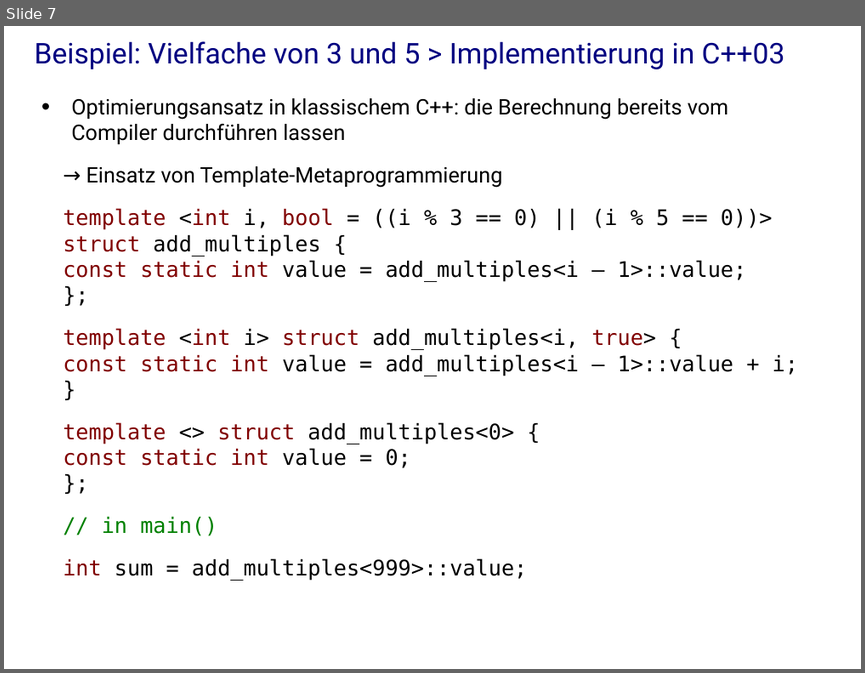
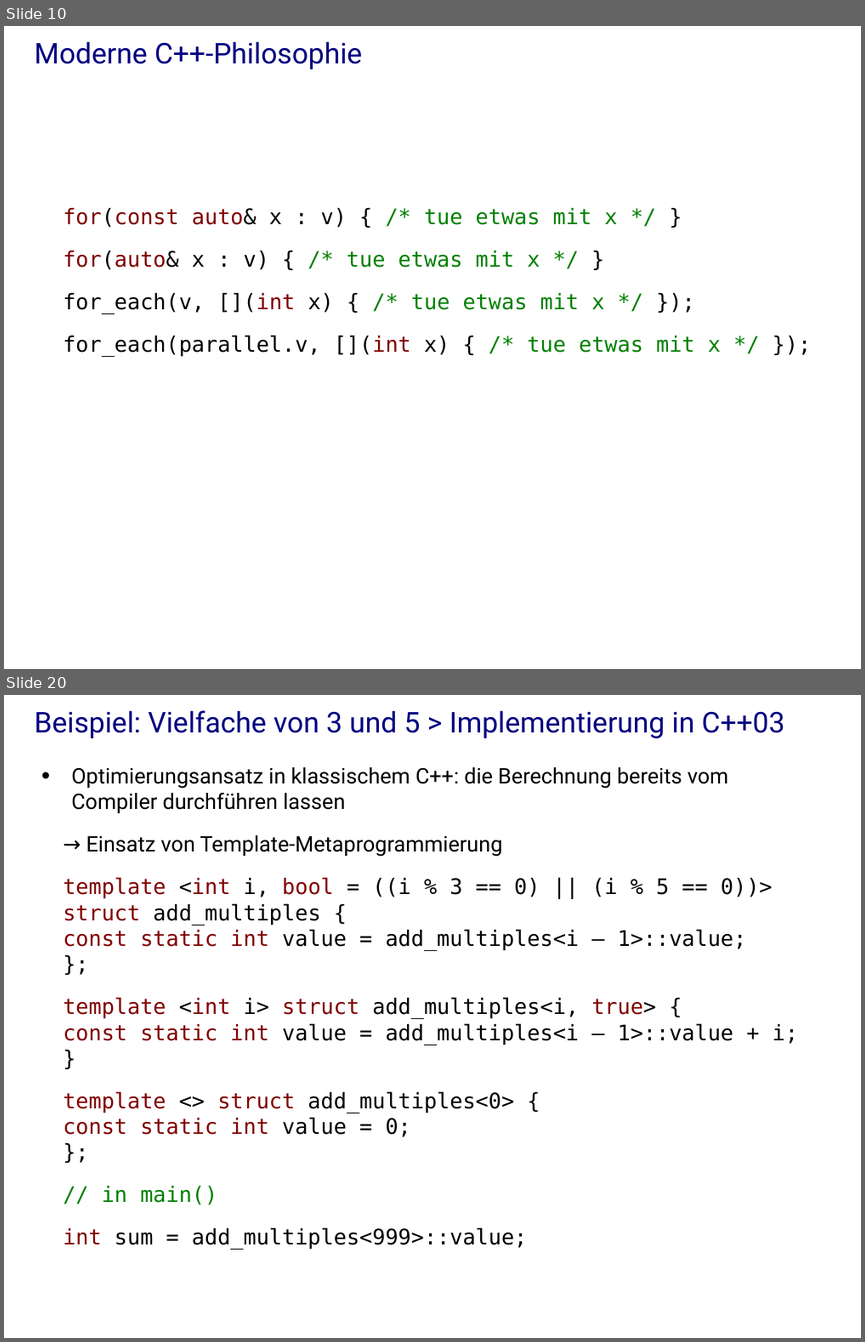
Before and after one commit to j-stephan/hs16, a slide deck: presentation/presentation.odp. Shown one above the other, each under a label of ours: slide 7 before the commit, slides 10 and 20 after it; the slides between them are not shown. The pictures are 865x673 and 865x1342 pixels, drawn with LibreOffice and Linux fonts; fonts in the diff are those of the drawing; background and template pictures are left out. Boxes give left, top, right and bottom in pixels: in the first picture for what was removed or moved away, otherwise in the second. Text is boxed around its words. In the diff, an @@ line names an element or a change of style, - is before the commit and + after.

```diff
--- a/presentation/presentation.odp
+++ b/presentation/presentation.odp
@@ slide 10 added at (x1=4, y1=26, x2=861, y2=669), background #FFFFFF @@
@@ title added at (x1=35, y1=41, x2=362, y2=69), 24 pt, text #000080 @@
+Moderne C++-Philosophie
@@ text added at (x1=63, y1=208, x2=721, y2=357), 18 pt, text #000000 @@
+for(const auto& x : v) { /* tue etwas mit x */ }
+for(auto& x : v) { /* tue etwas mit x */ }
+for_each(v, [](int x) { /* tue etwas mit x */ });
+for_each(parallel.v, [](int x) { /* tue etwas mit x */ });
@@ what was slide 7 is now slide 20 @@
```
Also in this commit, not shown: 9 slides changed, 20 other slides added, 4 slides removed, 1 other file.
